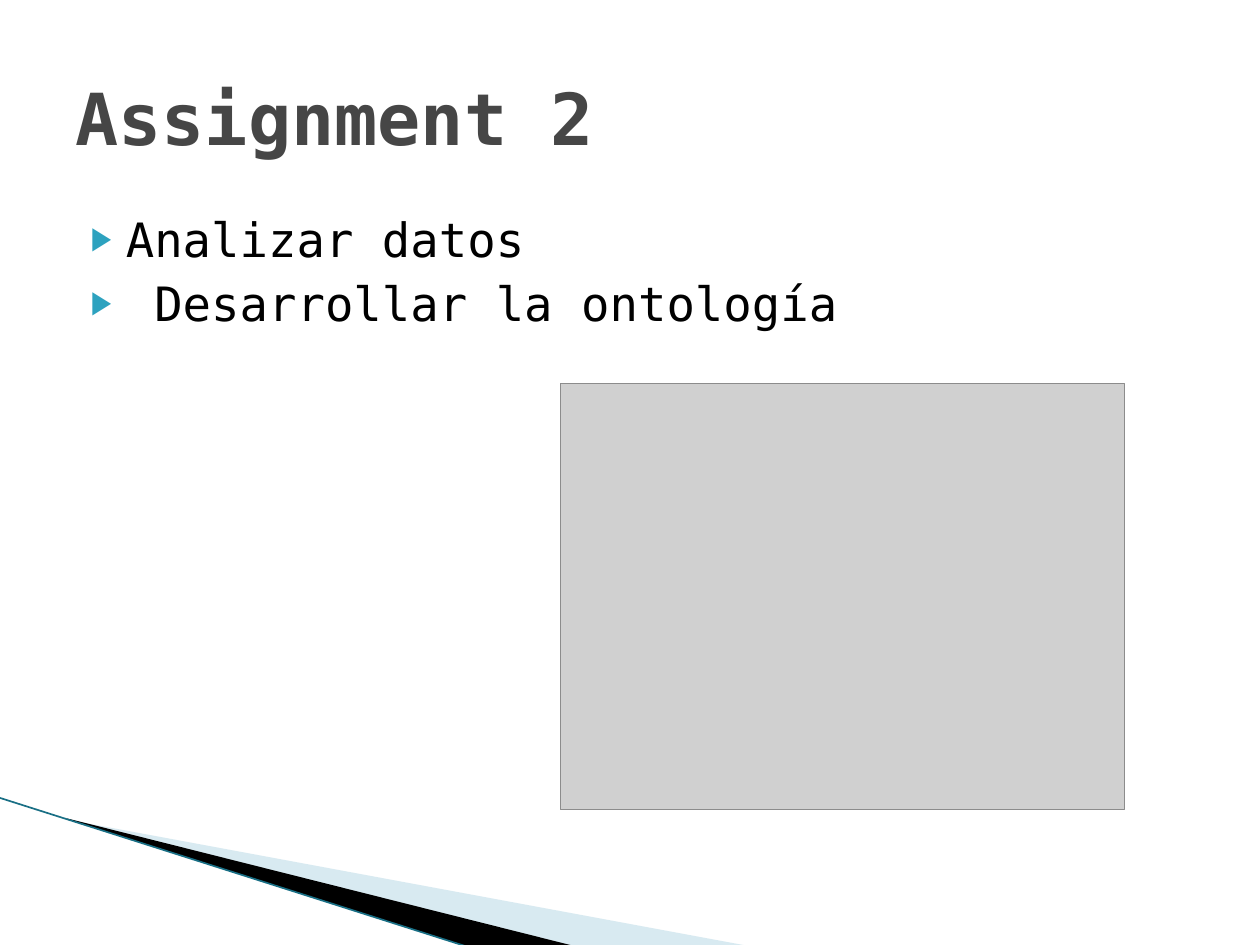
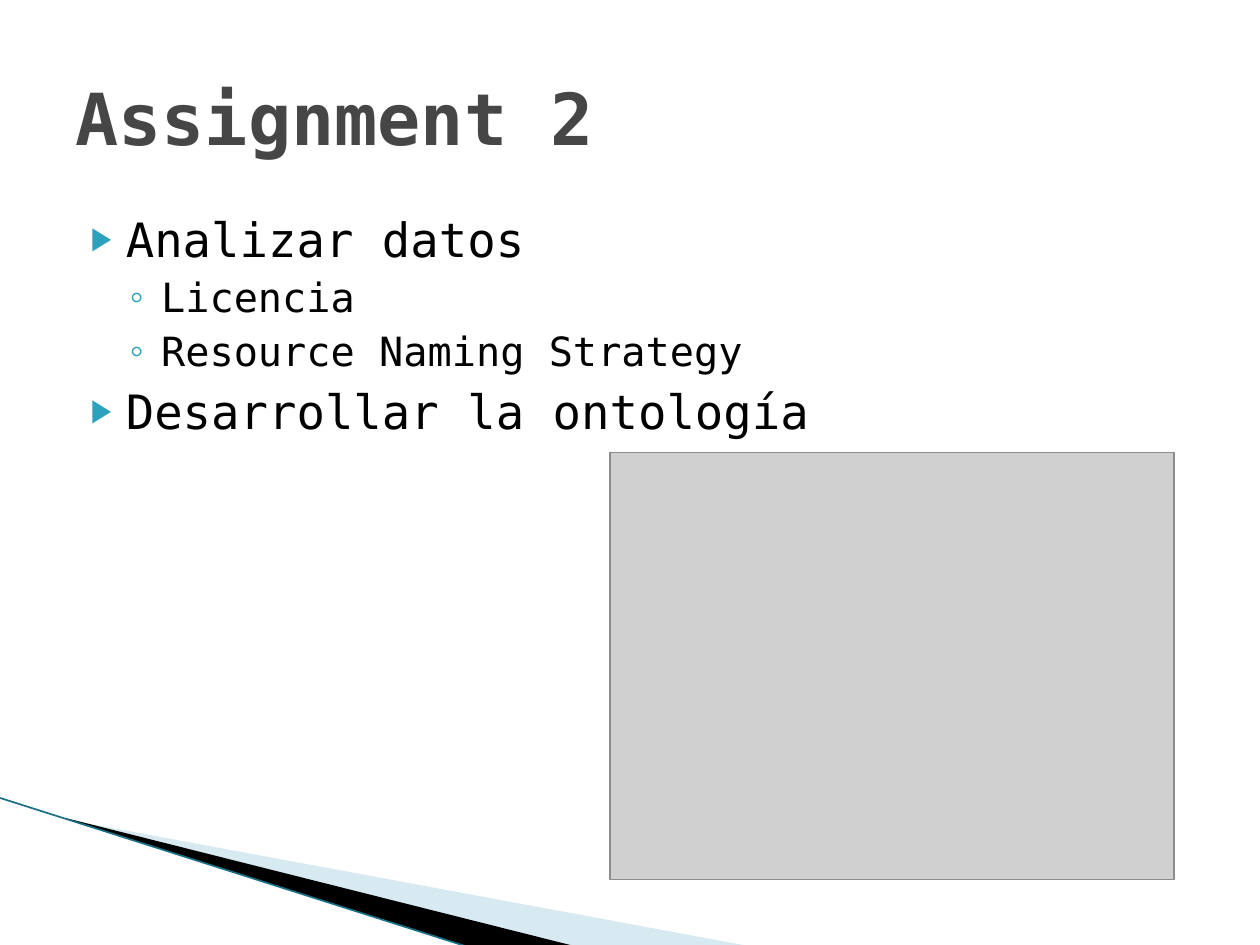
Before and after one commit to FacultadInformatica-LinkedData/Curso2015-2016, a slide deck: slide 3 of HandsOn/Group13/Presentación.pptx. Drawn at 1260x945 pixels with LibreOffice and Linux fonts; fonts in the diff are those of the drawing; grey boxes stand for pictures; background and template pictures are left out. Boxes give left, top, right and bottom in pixels: in the first picture for what was removed or moved away, otherwise in the second. Text is boxed around its words. In the diff, an @@ line names an element or a change of style, - is before the commit and + after.

Commit message:
Presentacion Final

```diff
--- a/HandsOn/Group13/Presentación.pptx
+++ b/HandsOn/Group13/Presentación.pptx
@@ text at (x1=161, y1=281, x2=743, y2=375): paragraphs added @@
+  ◦ Licencia
+  ◦ Resource Naming Strategy
@@ picture moved from (x1=561, y1=383, x2=1124, y2=810) to (x1=610, y1=452, x2=1173, y2=879) @@
```
Also in this commit, not shown: 3 other slides changed.
